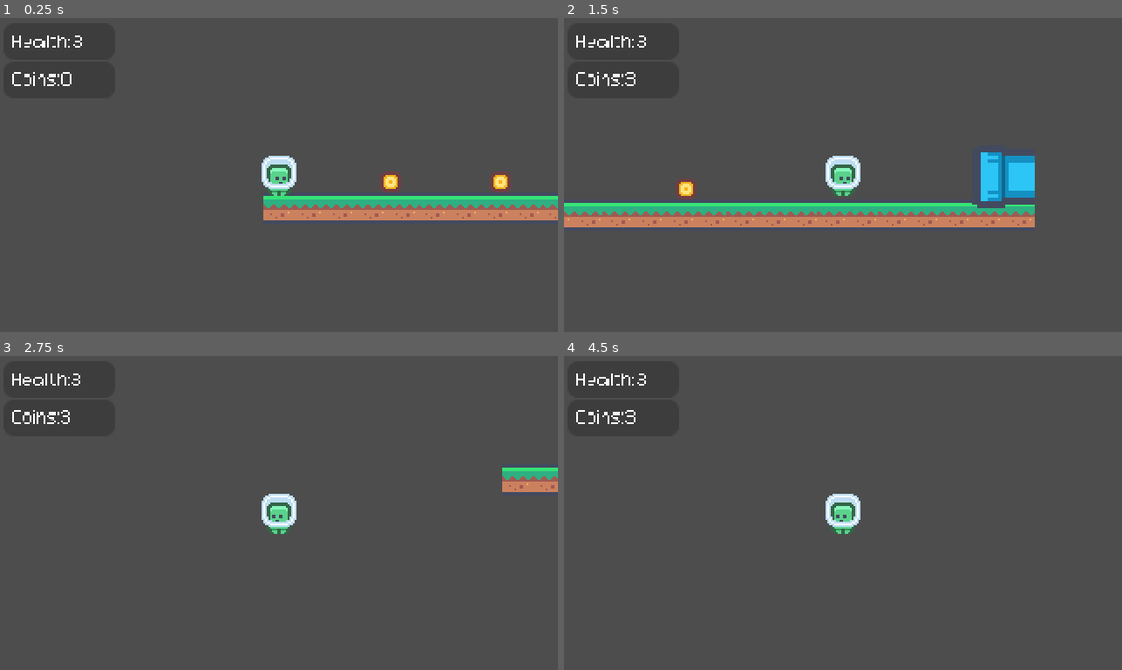
Above: before the commit, frames 1-4 (two rows, left to right).
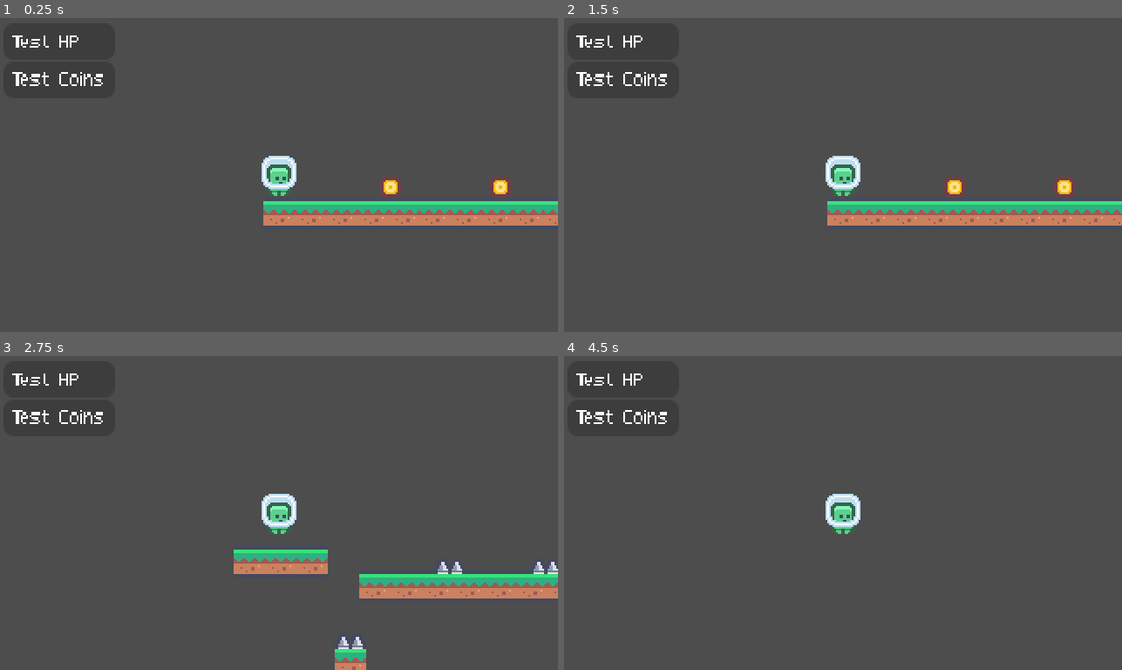
Above: after the commit, the same moments.

Repository: platz-halter/mario_clone
Game: Godot game, scene res://world.tscn
Two runs of this game, one before a commit and one after it. Both use one fixed random seed, a clock stepped at 60 frames per second and the inputs below.
Inputs:
- Up to frame 1 (0.25 s): no input
- Up to frame 2 (1.5 s): tap Enter at 0.5 s; hold Shift (dash) 0.53-1.28 s; hold Right (ui_right) from 0.53 s (still down); tap Up (ui_up) at 0.77 s; tap Shift (dash) at 1.35 s
- Up to frame 3 (2.75 s): tap Up (ui_up) at 1.52 s; release Right (ui_right) at 2.03 s; hold Left (ui_left) from 2.03 s (still down); hold Shift (dash) from 2.03 s (still down); tap 1 (sys_level1) at 2.1 s
- Up to frame 4 (4.5 s): release Left (ui_left) at 2.78 s; release Shift (dash) at 2.78 s; hold Right (ui_right) 2.78-4.28 s; tap 2 (sys_level2) at 2.85 s; tap Up (ui_up) at 3.02, 3.77 s; tap Shift (dash) at 3.05, 4.35 s; hold Shift (dash) 3.53-4.28 s; tap 3 (sys_level3) at 3.6 s; tap Space at 4.25 s; hold Left (ui_left) from 4.28 s (still down)

The runs differ from the first frame. In frame 1, 4.8% of the frame differs, in the area x 2-100%, y 5-67%; in frame 2, 8.8%, in the area x 0-100%, y 5-67%; in frame 3, 6.1%; in frame 4, 0.6%.
Error before the commit: Invalid access to property or key 'position' on a base object of type 'null instance'. (res://world.gd:21)
Error after the commit: Parse Error: Identifier "dash" not declared in the current scope. (res://player.gd:23)

Commit message:
Dash polishing

Diff:
--- /dev/null
+++ b/Dash.gd
@@ -0,0 +1,10 @@
+extends Node2D
+
+onready var duration_timer = $DurationTimer
+
+func start_dash (duration):
+	duration_timer.wait_time = duration
+	duration_timer.start()
+
+func is_dashing():
+		return !duration_timer.is_stopped()
--- /dev/null
+++ b/dash.tscn
@@ -0,0 +1,5 @@
+[gd_scene format=3 uid="uid://drby643tge80l"]
+
+[node name="Dash" type="Node2D"]
+
+[node name="duration timer" type="Timer" parent="."]
--- a/player.gd
+++ b/player.gd
@@ -6,7 +6,7 @@
 @export var jump_cooldown 		= 1
 @export var max_health 			= 3
 @export var dash_max 			= 150
-@export var dash_cooldown_dur 	= 10
+@export var dash_duration 	= 10
 
 var local_speed
 var local_coins
@@ -20,6 +20,7 @@
 	velocity		= Vector2(0,0)
 	dash_cooldown 	= 0
 	parent 			= get_parent()
+	dash			= $Dash
 
 func _physics_process(delta):
 	#Misc
@@ -69,3 +70,10 @@
 		area.remove_from_group("coins") # --> Coin destroys itself
 	if area.is_in_group("portal"):
 		parent.load_level(parent.level1)
+
+
+func _process(delta):
+	var move_direction = get_move_direction()
+
+	if Input.is_action_just_pressed("Dash"):
+		dash.start_dash(dash_duration)
--- a/world.tscn
+++ b/world.tscn
@@ -13,4 +13,9 @@
 
 [node name="Player" parent="." groups=["player"] instance=ExtResource("2_2jgat")]
 position = Vector2(-74, 33)
+max_speed = null
 local_grav = 4
+jump_cooldown = null
+max_health = null
+dash_max = null
+dash_duration = null
